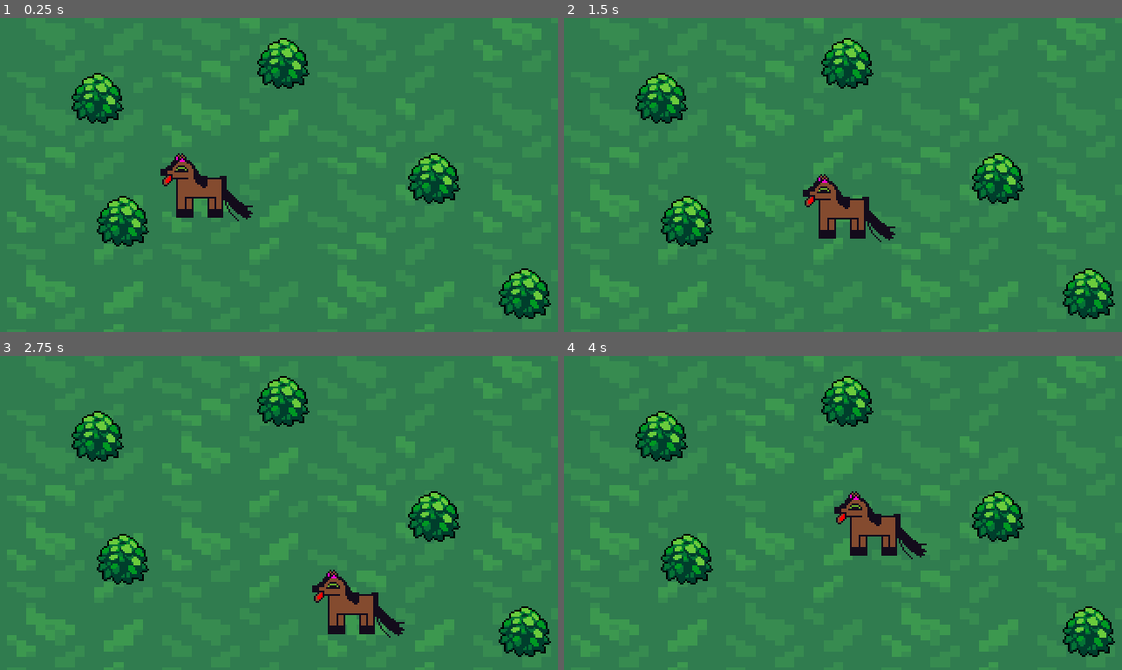
Above: before the commit, frames 1-4 (two rows, left to right).
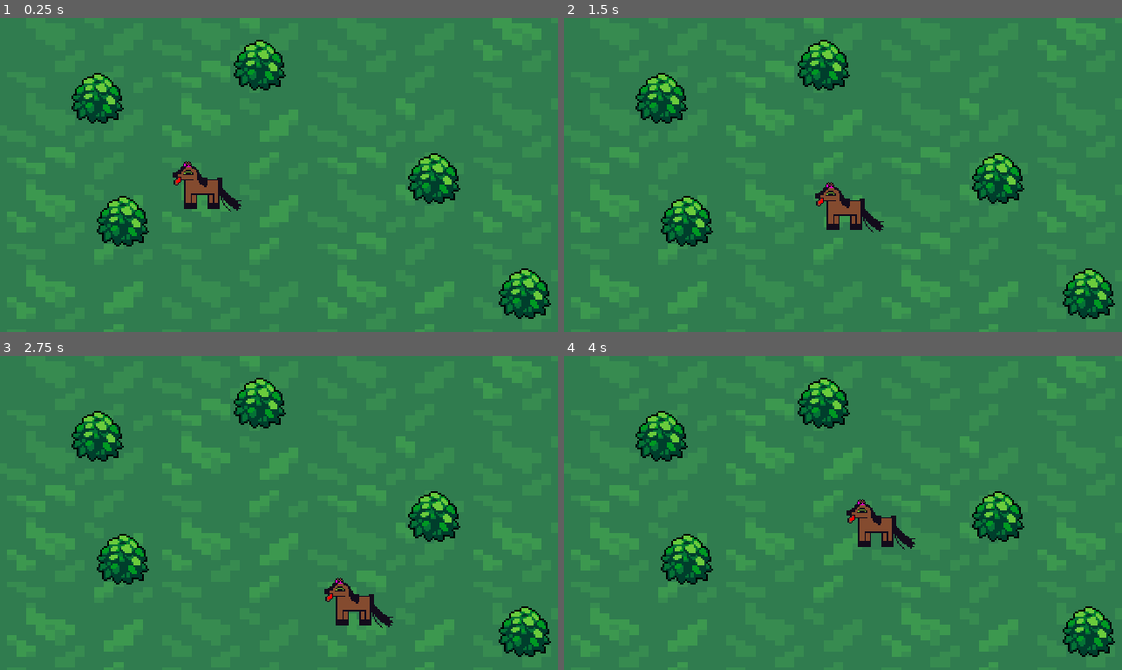
Above: after the commit, the same moments.

Repository: nicksergeant/animal-topia
Game: Godot game, scene res://World.tscn
The game is run twice, just before and just after one commit, with the same random seed, the same clock (stepped at 60 frames per second) and the same inputs.
Inputs:
- Up to frame 1 (0.25 s): no input
- Up to frame 2 (1.5 s): tap Enter at 0.5 s; hold Right (ui_right) 0.53-1.28 s; hold Down (ui_down) from 1.28 s (still down)
- Up to frame 3 (2.75 s): release Down (ui_down) at 2.03 s; hold Right (ui_right) from 2.03 s (still down)
- Up to frame 4 (4 s): release Right (ui_right) at 2.78 s; hold Up (ui_up) 2.78-3.53 s; hold Left (ui_left) from 3.53 s (still down)

The runs differ from the first frame. In frame 1, 2.7% of the frame differs, in the area x 28-56%, y 6-65%; in frame 2, 2.7%; in frame 3, 2.7%; in frame 4, 2.7%.

Commit message:
Switch to tabs and tweak player scale

Diff:
--- a/Player/Player.gd
+++ b/Player/Player.gd
@@ -3,14 +3,14 @@
 var velocity = Vector2.ZERO
 
 func _physics_process(delta):
-    var input_vector = Vector2.ZERO
+	var input_vector = Vector2.ZERO
 
-    input_vector.x = Input.get_action_strength("ui_right") - Input.get_action_strength("ui_left")
-    input_vector.y = Input.get_action_strength("ui_down") - Input.get_action_strength("ui_up")
+	input_vector.x = Input.get_action_strength("ui_right") - Input.get_action_strength("ui_left")
+	input_vector.y = Input.get_action_strength("ui_down") - Input.get_action_strength("ui_up")
 
-    if input_vector != Vector2.ZERO:
-        velocity = input_vector
-    else:
-        velocity = Vector2.ZERO
+	if input_vector != Vector2.ZERO:
+		velocity = input_vector
+	else:
+		velocity = Vector2.ZERO
 
-    move_and_collide(velocity)
+	move_and_collide(velocity)
--- a/World.tscn
+++ b/World.tscn
@@ -18,7 +18,7 @@
 offset = Vector2( 10.4652, 5.04857 )
 
 [node name="Bush2" type="Sprite" parent="."]
-position = Vector2( 151.872, 21.3385 )
+position = Vector2( 138.372, 22.5885 )
 texture = ExtResource( 1 )
 offset = Vector2( 10.4652, 5.04857 )
 
@@ -39,6 +39,7 @@
 
 [node name="Player" type="KinematicBody2D" parent="."]
 position = Vector2( 119.872, 95.4152 )
+scale = Vector2( 0.75, 0.75 )
 script = ExtResource( 3 )
 __meta__ = {
 "_edit_group_": true
